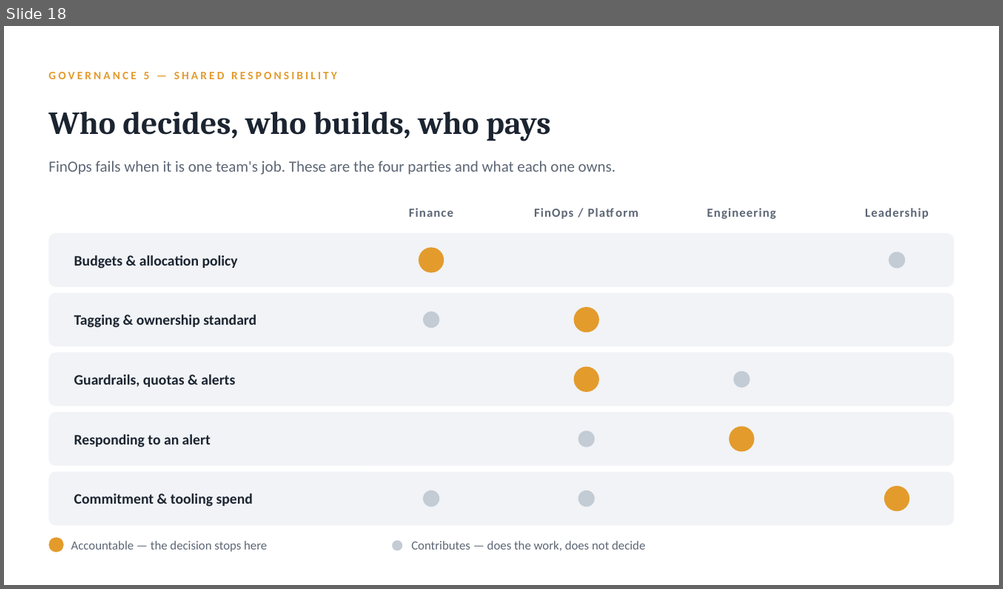
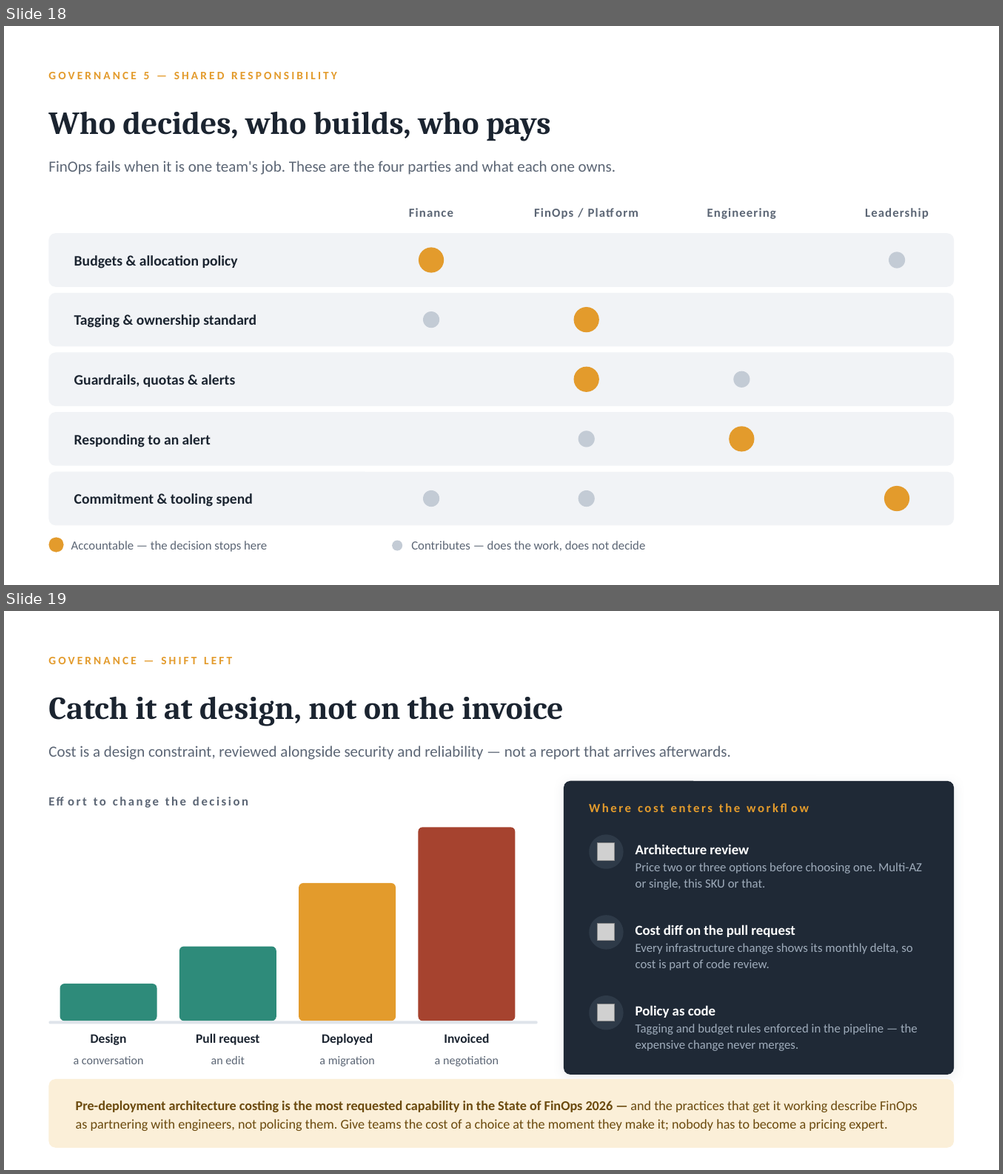
Before and after one commit to arielga5-code/Finops, a slide deck: presentations/finops-gaining-visibility-cfo.pptx. Shown one above the other, each under a label of ours: slide 18 before the commit, slides 18 and 19 after it. The pictures are 1003x589 and 1003x1174 pixels, drawn with LibreOffice and Linux fonts; fonts in the diff are those of the drawing; grey boxes stand for pictures. Boxes give left, top, right and bottom in pixels: in the first picture for what was removed or moved away, otherwise in the second. Text is boxed around its words. In the diff, an @@ line names an element or a change of style, - is before the commit and + after.

```diff
--- a/presentations/finops-gaining-visibility-cfo.pptx
+++ b/presentations/finops-gaining-visibility-cfo.pptx
@@ slide 19 added at [4, 611, 999, 1170], background #FFFFFF @@
@@ text added at [48, 657, 232, 664], 11 pt, text #E39B2C, bold @@
+GOVERNANCE — SHIFT LEFT
@@ text added at [48, 696, 563, 726], 31 pt, text #1B2430, bold @@
+Catch it at design, not on the invoice
@@ text added at [48, 746, 731, 760], 15 pt, text #5C6675 @@
+Cost is a design constraint, reviewed alongside security and reliability — not a report that arrives afterwards.
@@ rounded rectangle added at [563, 781, 954, 1075], fill #1F2936 @@
@@ text added at [48, 790, 384, 812], 12 pt, text #5C6675, bold @@
+Effort to change the decision
@@ text added at [589, 796, 925, 820], 12 pt, text #E39B2C, bold @@
+Where cost enters the workflow
@@ rounded rectangle added at [418, 827, 515, 1022], fill #A6432F @@
@@ ellipse added at [589, 834, 623, 869], fill #2E3A48 @@
@@ picture added at [598, 844, 615, 861] @@
@@ text added at [635, 844, 922, 890], 12 pt, text #9EABBA @@
+Architecture review
+Price two or three options before choosing one. Multi-AZ or single, this SKU or that.
@@ rounded rectangle added at [299, 883, 395, 1022], fill #E39B2C @@
@@ ellipse added at [589, 915, 623, 950], fill #2E3A48 @@
@@ picture added at [598, 924, 615, 942] @@
@@ text added at [635, 925, 912, 971], 12 pt, text #9EABBA @@
+Cost diff on the pull request
+Every infrastructure change shows its monthly delta, so cost is part of code review.
@@ rounded rectangle added at [179, 947, 276, 1022], fill #2E8B7A @@
@@ rounded rectangle added at [60, 984, 157, 1022], fill #2E8B7A @@
@@ ellipse added at [589, 996, 623, 1031], fill #2E3A48 @@
@@ picture added at [598, 1005, 615, 1022] @@
@@ text added at [635, 1005, 917, 1051], 12 pt, text #9EABBA @@
+Policy as code
+Tagging and budget rules enforced in the pipeline — the expensive change never merges.
@@ rounded rectangle added at [48, 1022, 538, 1025], fill #DFE4EA @@
@@ text added at [91, 1034, 127, 1045], 12.5 pt, text #1B2430, bold @@
+Design
@@ text added at [196, 1034, 259, 1045], 12.5 pt, text #1B2430, bold @@
+Pull request
@@ text added at [321, 1034, 373, 1045], 12.5 pt, text #1B2430, bold @@
+Deployed
@@ text added at [444, 1034, 489, 1043], 12.5 pt, text #1B2430, bold @@
+Invoiced
@@ text added at [74, 1056, 144, 1065], 11.5 pt, text #5C6675 @@
+a conversation
@@ text added at [211, 1056, 244, 1065], 11.5 pt, text #5C6675 @@
+an edit
@@ text added at [319, 1056, 375, 1067], 11.5 pt, text #5C6675 @@
+a migration
@@ text added at [435, 1056, 498, 1067], 11.5 pt, text #5C6675 @@
+a negotiation
@@ rounded rectangle added at [48, 1079, 954, 1148], fill #FBEFD8 @@
@@ text added at [76, 1101, 917, 1131], 13 pt, text #6B4A0E @@
+Pre-deployment architecture costing is the most requested capability in the State of FinOps 2026 — and the practices that get it working describe FinOps as partnering with engineers, not policing them. Give teams the cost of a choice at the moment they make it; nobody has to become a pricing expert.
```
Also in this commit, not shown: 13 other files.
